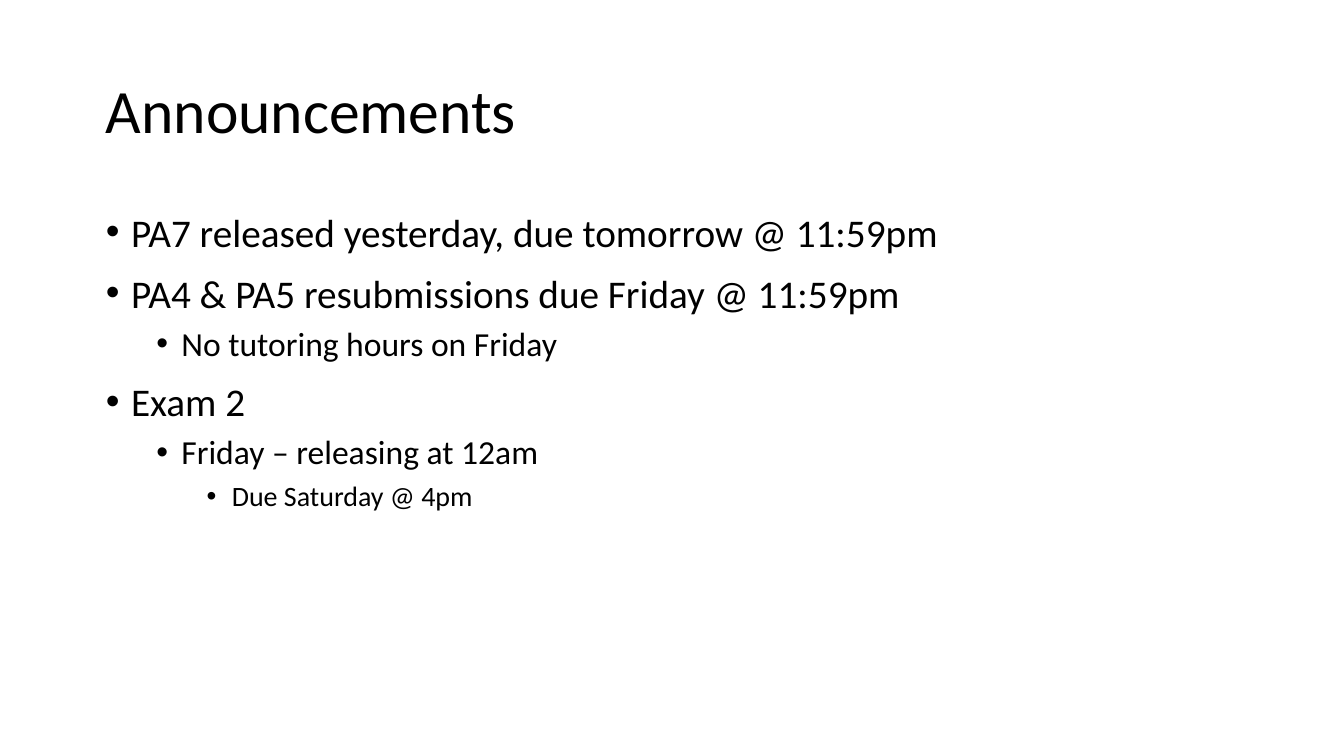
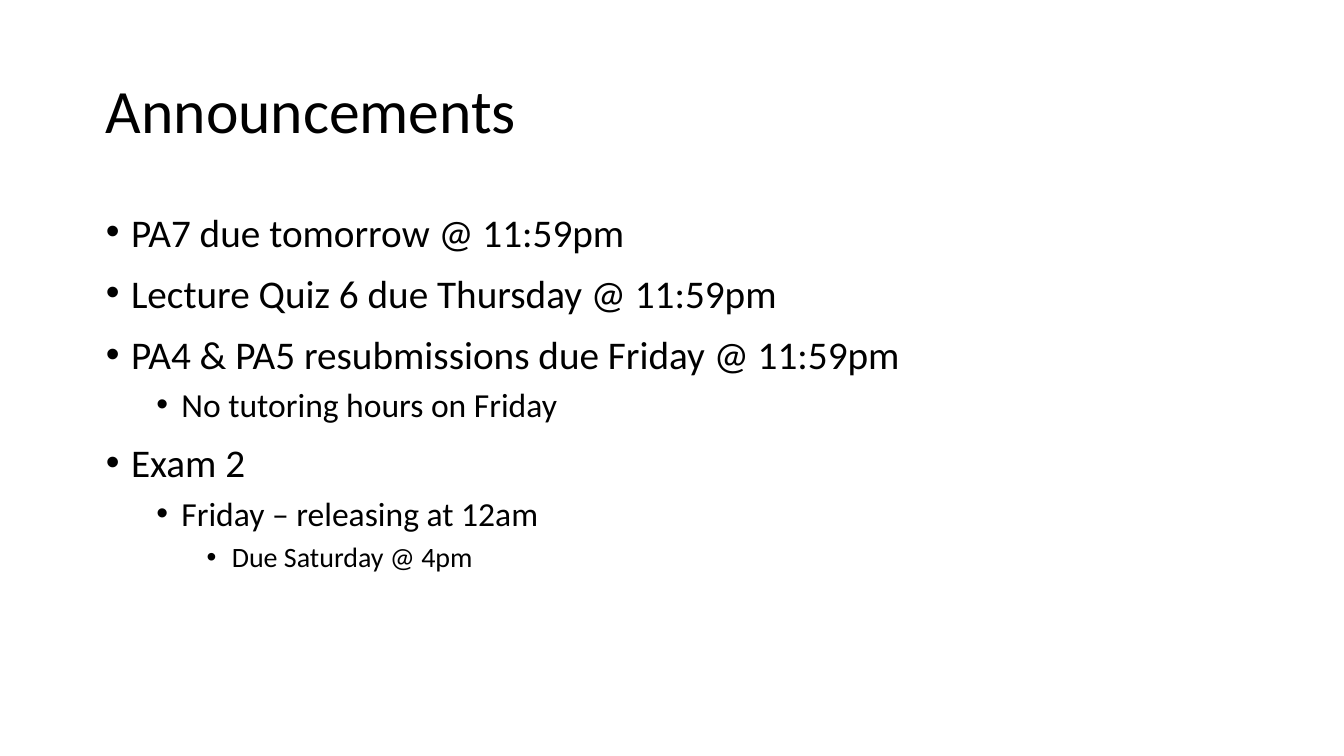
Before and after one commit to ucsd-cse11-su121/ucsd-cse11-su121.github.io, a slide deck: slide 2 of lectures/lecture-14/Lecture 14 - Lecture.pptx. Drawn at 1344x756 pixels with LibreOffice and Linux fonts; fonts in the diff are those of the drawing. Boxes give left, top, right and bottom in pixels: in the first picture for what was removed or moved away, otherwise in the second. Text is boxed around its words. In the diff, an @@ line names an element or a change of style, - is before the commit and + after.

Commit message:
Lecture 14 updates

```diff
--- a/lectures/lecture-14/Lecture 14 - Lecture.pptx
+++ b/lectures/lecture-14/Lecture 14 - Lecture.pptx
@@ text at (131,219,777,315): text changed @@
-• PA7 released yesterday, due tomorrow @ 11:59pm
+• PA7 due tomorrow @ 11:59pm
+• Lecture Quiz 6 due Thursday @ 11:59pm
```
Also in this commit, not shown: 1 other file.
